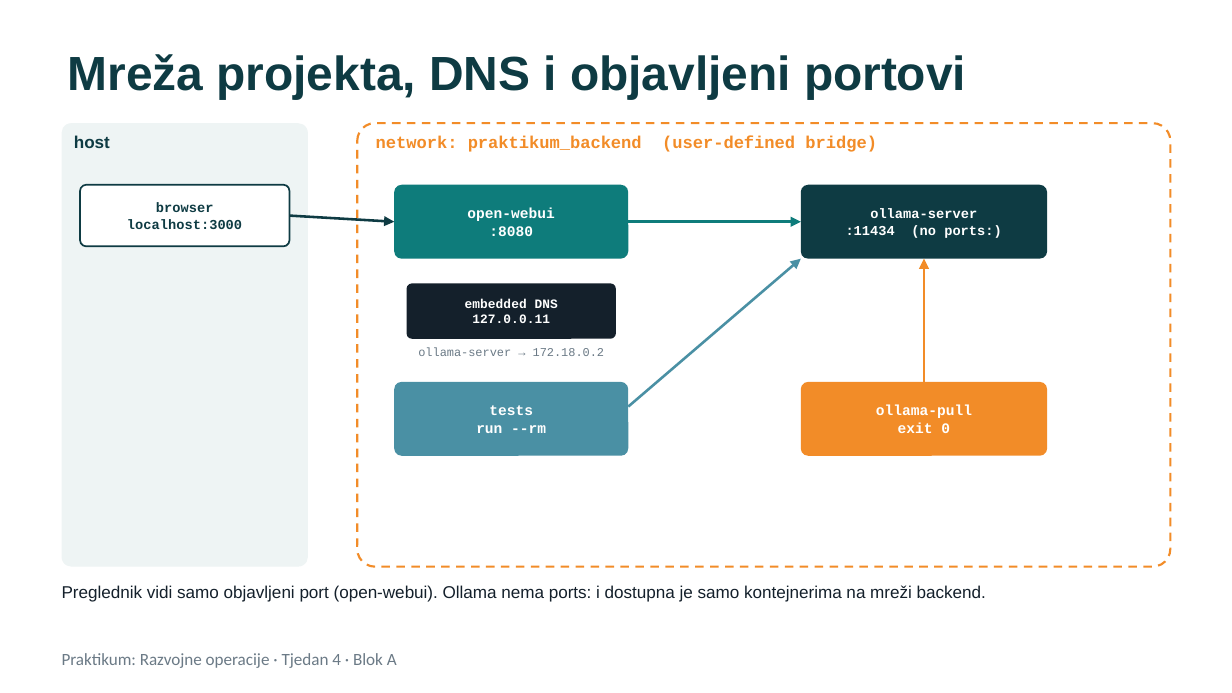
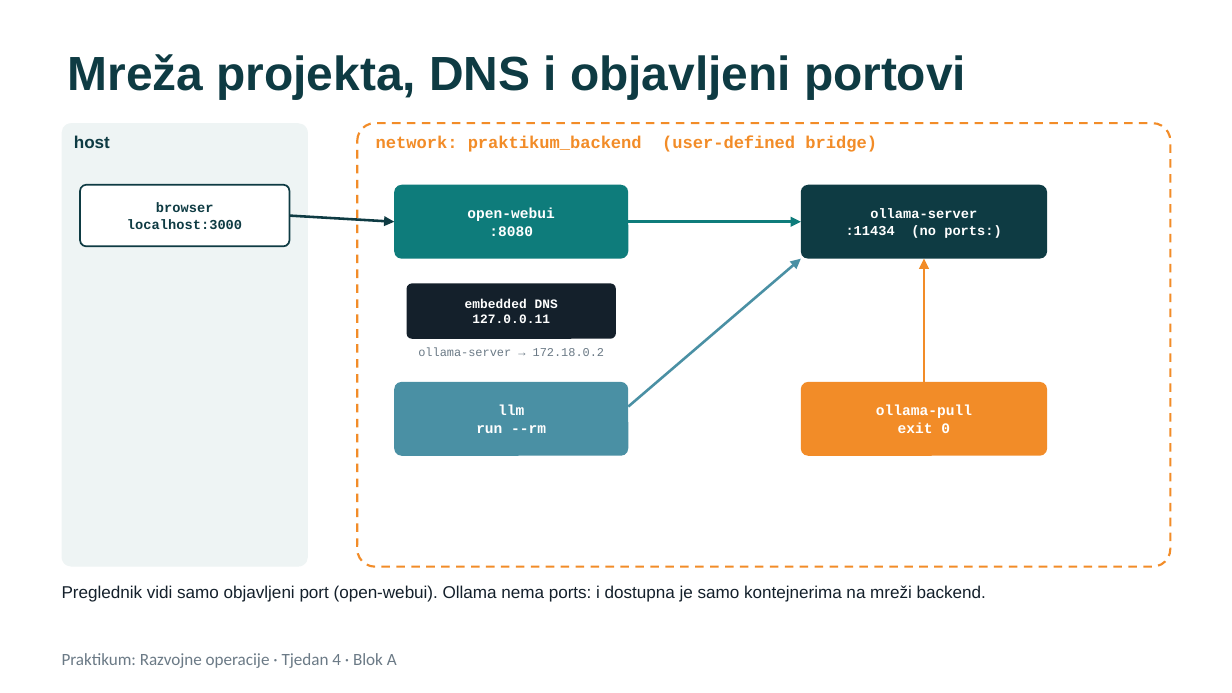
Before and after one commit to unipu-pro/praktikum, a slide deck: slide 16 of 4. Docker Compose i testovi/blok-a-predavanje.pptx. Drawn at 1232x693 pixels with LibreOffice and Linux fonts; fonts in the diff are those of the drawing. Boxes give left, top, right and bottom in pixels: in the first picture for what was removed or moved away, otherwise in the second. Text is boxed around its words. In the diff, an @@ line names an element or a change of style, - is before the commit and + after.

```diff
--- a/4. Docker Compose i testovi/blok-a-predavanje.pptx
+++ b/4. Docker Compose i testovi/blok-a-predavanje.pptx
@@ text at [498,405,524,415]: text changed @@
-tests
+llm
```
Also in this commit, not shown: 5 other slides changed, 5 other files.
